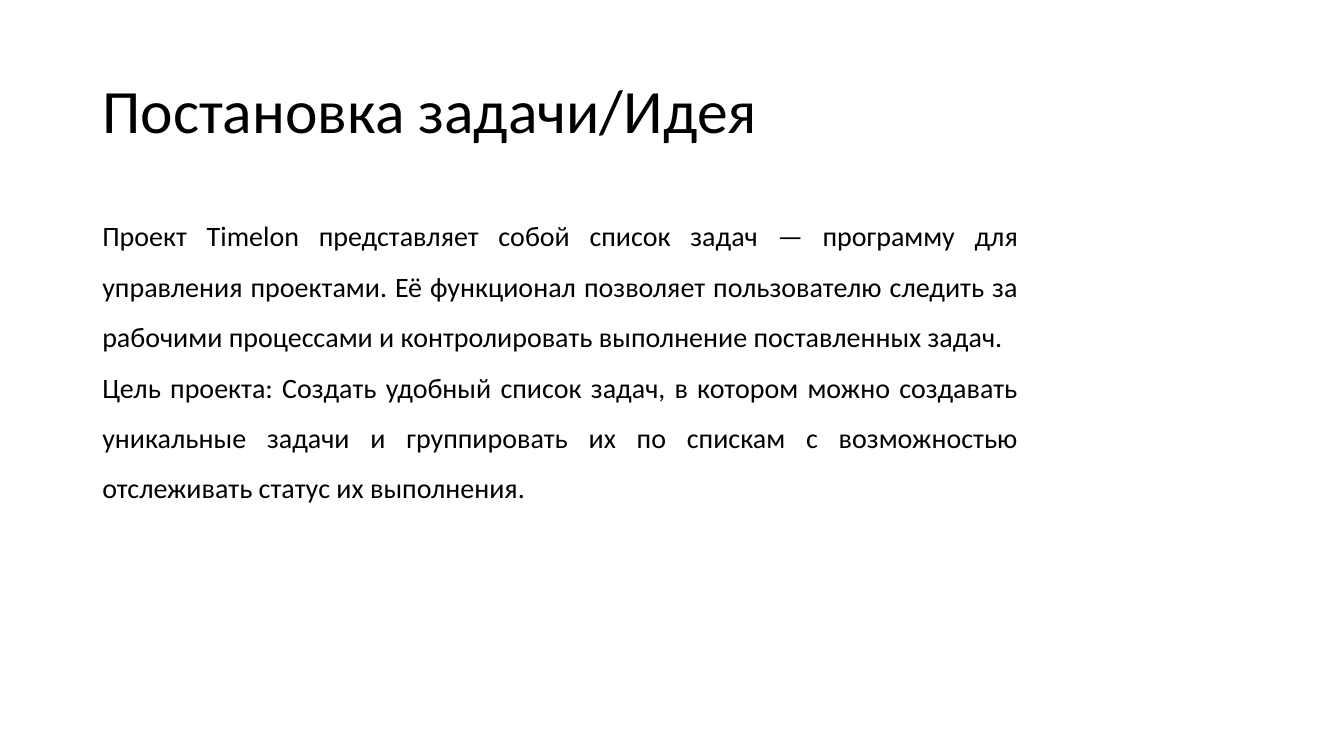
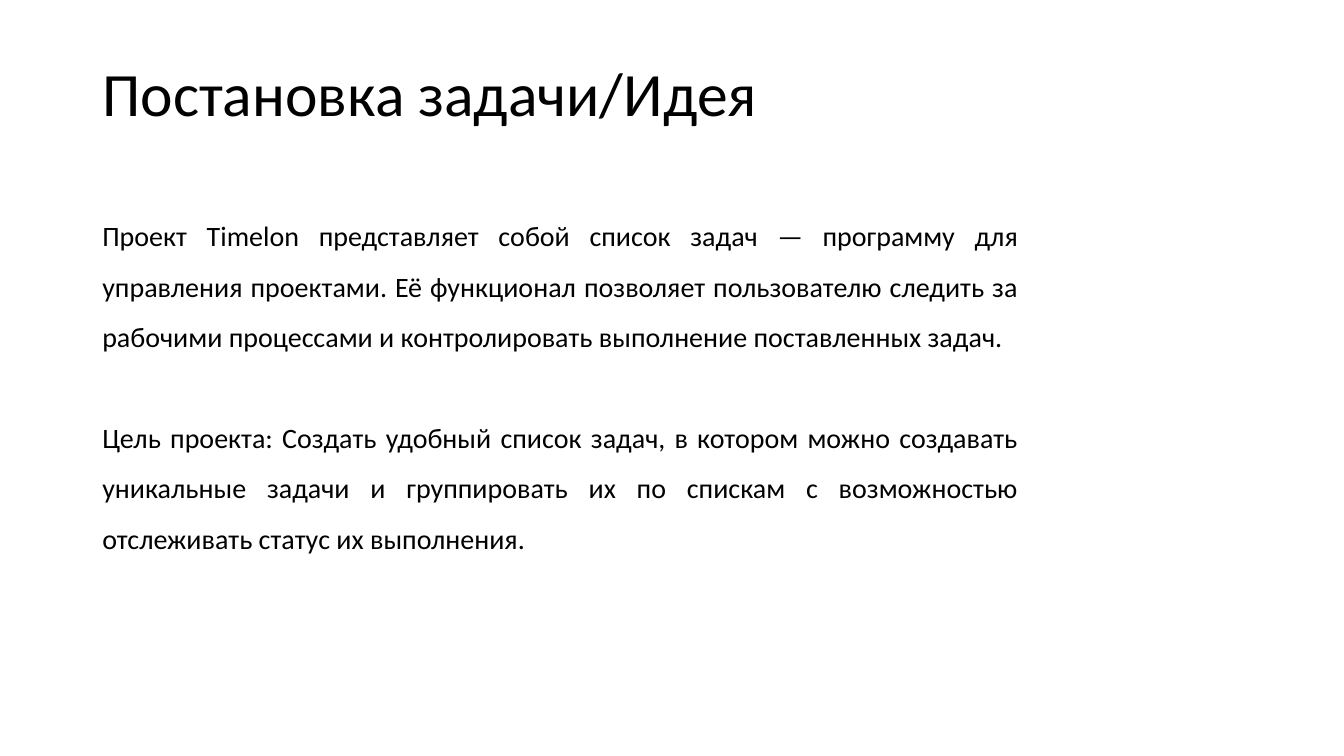
Before and after one commit to N0tilT/Timelon, a slide deck: slide 2 of docs/Timelon.pptx. Drawn at 1344x756 pixels with LibreOffice and Linux fonts; fonts in the diff are those of the drawing. Boxes give left, top, right and bottom in pixels: in the first picture for what was removed or moved away, otherwise in the second. Text is boxed around its words. In the diff, an @@ line names an element or a change of style, - is before the commit and + after.

```diff
--- a/docs/Timelon.pptx
+++ b/docs/Timelon.pptx
@@ title "Постановка задачи/Идея": place and size @@
-title "Постановка задачи/Идея" at box(102, 90, 756, 143)
+title "Постановка задачи/Идея" at box(102, 73, 756, 126)
@@ text "Проект Timelon представляет собой список ..." rewrapped from box(102, 226, 1018, 503) to box(102, 226, 1018, 554) @@
```
Also in this commit, not shown: 4 other slides changed, 1 slide removed.
